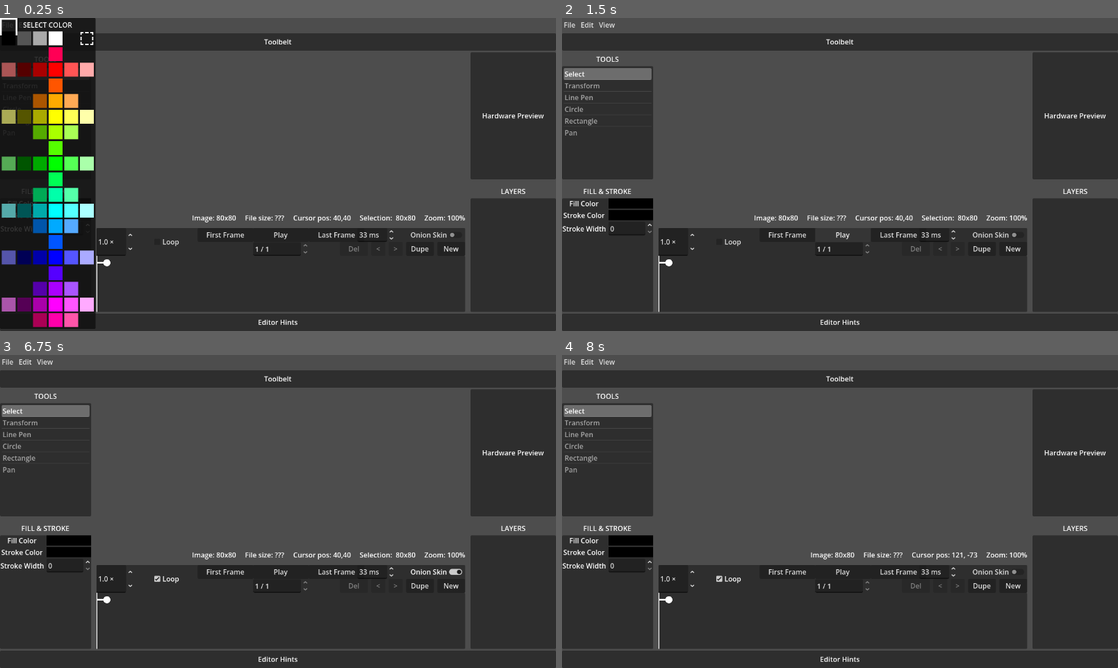
Above: before the commit, frames 1-4 (two rows, left to right).
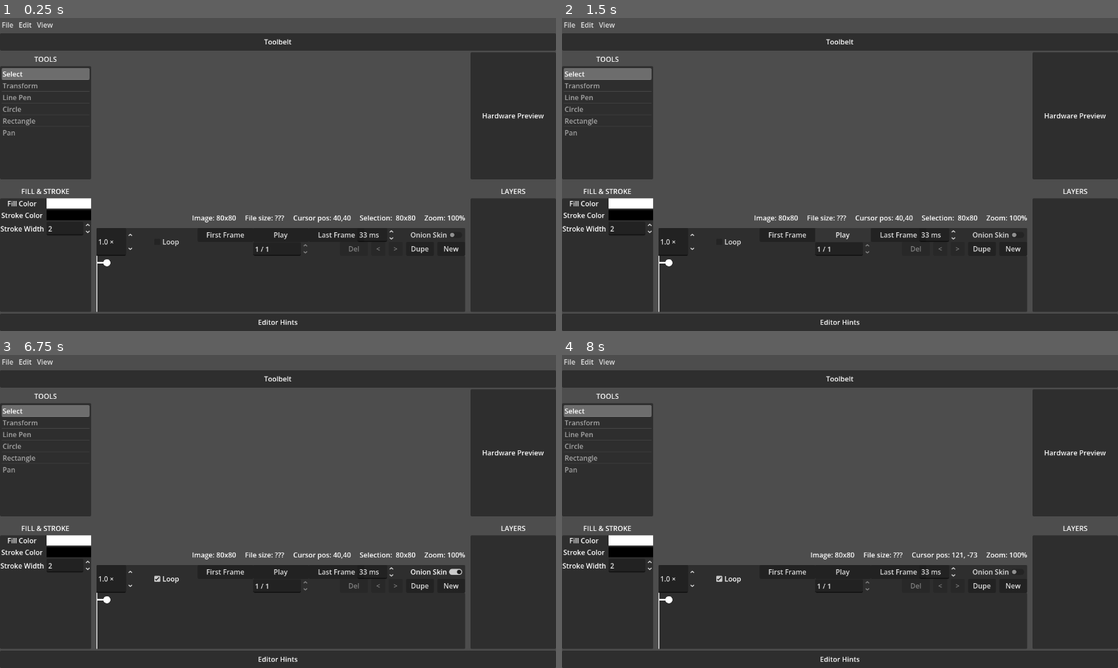
Above: after the commit, the same moments.

Repository: erlog135/Ripple
Game: Godot game, scene res://scenes/Editor.tscn
The game is run twice, just before and just after one commit, with the same random seed, the same clock (stepped at 60 frames per second) and the same inputs.
Inputs (mouse positions are in pixels of both pictures, inside the frame that each line leads up to):
- Up to frame 1 (0.25 s): no input
- Up to frame 2 (1.5 s): click "Dupe" at 0.5 s; click "Play" at 1.25 s
- Up to frame 3 (6.75 s): click "Play" at 2 s; click "New" at 2.75 s; click "New" at 3.5 s; click "Loop" at 4.25 s; click "Last Frame" at 5 s; click "First Frame" at 5.75 s; click "Onion Skin" at 6.5 s
- Up to frame 4 (8 s): tap Enter at 7.25 s; drag from (845, 473) to (895, 442) at 7.27 s

The runs differ from the first frame. In frame 1, 17% of the frame differs, in the area x 0-18%, y 0-100%; in frame 2, 0.3%; in frame 3, 0.3%; in frame 4, 0.3%.

Commit message:
create popup system

Diff:
--- a/data/gcolor.gd
+++ b/data/gcolor.gd
@@ -70,6 +70,74 @@
 const PASTEL_YELLOW           := Color("#FFFFAA")
 const WHITE                   := Color("#FFFFFF")
 
+const COLOR_NAMES := {
+	CLEAR:                   "Clear",
+	BLACK:                   "Black",
+	OXFORD_BLUE:             "Oxford Blue",
+	DUKE_BLUE:               "Duke Blue",
+	BLUE:                    "Blue",
+	DARK_GREEN:              "Dark Green",
+	MIDNIGHT_GREEN:          "Midnight Green",
+	COBALT_BLUE:             "Cobalt Blue",
+	BLUE_MOON:               "Blue Moon",
+	ISLAMIC_GREEN:           "Islamic Green",
+	JAEGER_GREEN:            "Jaeger Green",
+	TIFFANY_BLUE:            "Tiffany Blue",
+	VIVID_CERULEAN:          "Vivid Cerulean",
+	GREEN:                   "Green",
+	MALACHITE:               "Malachite",
+	MEDIUM_SPRING_GREEN:     "Medium Spring Green",
+	CYAN:                    "Cyan",
+	BULGARIAN_ROSE:          "Bulgarian Rose",
+	IMPERIAL_PURPLE:         "Imperial Purple",
+	INDIGO:                  "Indigo",
+	ELECTRIC_ULTRAMARINE:    "Electric Ultramarine",
+	ARMY_GREEN:              "Army Green",
+	DARK_GRAY:               "Dark Gray",
+	LIBERTY:                 "Liberty",
+	VERY_LIGHT_BLUE:         "Very Light Blue",
+	KELLY_GREEN:             "Kelly Green",
+	MAY_GREEN:               "May Green",
+	CADET_BLUE:              "Cadet Blue",
+	PICTON_BLUE:             "Picton Blue",
+	BRIGHT_GREEN:            "Bright Green",
+	SCREAMIN_GREEN:          "Screamin Green",
+	MEDIUM_AQUAMARINE:       "Medium Aquamarine",
+	ELECTRIC_BLUE:           "Electric Blue",
+	DARK_CANDY_APPLE_RED:    "Dark Candy Apple Red",
+	JAZZBERRY_JAM:           "Jazzberry Jam",
+	PURPLE:                  "Purple",
+	VIVID_VIOLET:            "Vivid Violet",
+	WINDSOR_TAN:             "Windsor Tan",
+	ROSE_VALE:               "Rose Vale",
+	PURPUREUS:               "Purpureus",
+	LAVENDER_INDIGO:         "Lavender Indigo",
+	LIMERICK:                "Limerick",
+	BRASS:                   "Brass",
+	LIGHT_GRAY:              "Light Gray",
+	BABY_BLUE_EYES:          "Baby Blue Eyes",
+	SPRING_BUD:              "Spring Bud",
+	INCHWORM:                "Inchworm",
+	MINT_GREEN:              "Mint Green",
+	CELESTE:                 "Celeste",
+	RED:                     "Red",
+	FOLLY:                   "Folly",
+	FASHION_MAGENTA:         "Fashion Magenta",
+	MAGENTA:                 "Magenta",
+	ORANGE:                  "Orange",
+	SUNSET_ORANGE:           "Sunset Orange",
+	BRILLIANT_ROSE:          "Brilliant Rose",
+	SHOCKING_PINK:           "Shocking Pink",
+	CHROME_YELLOW:           "Chrome Yellow",
+	RAJAH:                   "Rajah",
+	MELON:                   "Melon",
+	RICH_BRILLIANT_LAVENDER: "Rich Brilliant Lavender",
+	YELLOW:                  "Yellow",
+	ICTERINE:                "Icterine",
+	PASTEL_YELLOW:           "Pastel Yellow",
+	WHITE:                   "White",
+}
+
 # Quantizes an arbitrary Color to the nearest color in the Pebble 64-color palette
 # by rounding each channel independently to the nearest value in {0, 85, 170, 255}.
 static func nearest(color: Color) -> Color:
--- a/managers/editor_state.gd
+++ b/managers/editor_state.gd
@@ -4,6 +4,9 @@
 signal tool_changed(tool: Tool)
 signal selection_changed(by_user: bool)
 signal options_changed
+## Emitted when the current fill/stroke/width is changed programmatically (e.g. on
+## New Image) so the Fill & Stroke panel can mirror the new values.
+signal fill_stroke_changed
 
 signal mouse_position_changed(screen_pos: Vector2)
 signal zoom_changed(screen_pos: Vector2, zoom_factor: float)
@@ -65,9 +68,9 @@
 var selected_point_indices: Dictionary[int, Array] = {}
 
 ## Mirrors Fill & Stroke UI; used when creating new geometry (e.g. Line Pen).
-var current_fill_color: Color = Color.BLACK
-var current_stroke_color: Color = Color.BLACK
-var current_stroke_width: int = 1
+var current_fill_color: Color = GColor.WHITE
+var current_stroke_color: Color = GColor.BLACK
+var current_stroke_width: int = 2
 
 ## When true, vector/raster preview under this node is clipped to the declared document bounds (Pebble-style clipped preview).
 var clip_to_document_bounds: bool = false:
@@ -101,6 +104,7 @@
 	current_fill_color = fill
 	current_stroke_color = stroke
 	current_stroke_width = width
+	fill_stroke_changed.emit()
 
 
 ## Single entry point for snapping world-space points (Line Pen, future tools). [param stroke_width] is the stroke that governs odd-grid behavior (layer stroke when editing a layer, [member current_stroke_width] when creating one).
--- a/managers/fileman.gd
+++ b/managers/fileman.gd
@@ -19,8 +19,34 @@
 		EditorState.fit_document_to_view()
 	)
 
-func new_file():
-	print_debug("hi")
+## Wipes the slate clean and builds a fresh, blank single-frame sequence of the
+## given pixel [param size]. This is intentionally destructive (not undoable):
+## the history stack is cleared and the single source of truth is overwritten.
+func new_file(size: Vector2i) -> void:
+	HistoryManager.clear()
+
+	var sequence := DrawCommandSequence.new()
+	var image := DrawCommandImage.new()
+	image.bounds = size
+	sequence.frames.append(image)
+	sequence.frame_durations_ms.append(0)
+
+	ProjectData.current_path = ""
+	EditorState.set_current_frame(0)
+	EditorState.set_current_fill_stroke(GColor.WHITE, GColor.BLACK, _default_stroke_width_for(size))
+	ProjectData.set_current_sequence(sequence)
+	EditorState.fit_document_to_view()
+
+
+## Picks a sensible default stroke width from the new image's smaller dimension:
+## 80px and up -> 4, 50px and up -> 3, otherwise 2.
+func _default_stroke_width_for(size: Vector2i) -> int:
+	var dim := mini(size.x, size.y)
+	if dim >= 80:
+		return 4
+	if dim >= 50:
+		return 3
+	return 2
 
 func load_project(path: String) -> void:
 	pdc_to_gd(path)
--- a/managers/history_manager.gd
+++ b/managers/history_manager.gd
@@ -16,6 +16,12 @@
 	undo_redo.commit_action()
 
 
+## Wipes the entire undo/redo stack. Used by destructive operations such as
+## creating a brand-new project, where prior history no longer makes sense.
+func clear() -> void:
+	undo_redo.clear_history()
+
+
 func undo() -> void:
 	if undo_redo.has_undo():
 		undo_redo.undo()
--- a/managers/menu_dispatcher.gd
+++ b/managers/menu_dispatcher.gd
@@ -11,6 +11,8 @@
 
 func execute(action_id: String) -> void:
 	match action_id:
+		"file_new":
+			PopupManager.open("new_file", "res://scenes/interface/popups/NewFilePopup.tscn")
 		"file_open":
 			Fileman.open_file_dialog()
 		"file_save":
--- a/managers/menu_schema.gd
+++ b/managers/menu_schema.gd
@@ -47,6 +47,12 @@
 func _build_menu_data() -> Dictionary:
 	return {
 		"File": [
+			{
+				"id": "file_new",
+				"type": "action",
+				"label": "New...",
+				"shortcut": shortcut(KEY_N, true),
+			},
 			{
 				"id": "file_open",
 				"type": "action",
--- /dev/null
+++ b/managers/popup_manager.gd
@@ -0,0 +1,51 @@
+extends Node
+
+## Registry for unique, blocking popups (the "New..." dialog, the color picker, etc.).
+##
+## Triggers (menu items, shortcuts, widgets) call [method open] with a stable id
+## and a scene path. The manager guarantees a single live instance per id: spamming
+## a shortcut just re-focuses the existing window instead of stacking duplicates.
+## Popups are lazily loaded on first request and erased from the cache when they
+## leave the tree (via [code]queue_free[/code]), so nothing lingers in memory.
+
+var _active_popups: Dictionary = {}
+
+
+## Opens the popup registered under [param popup_id], loading [param scene_path]
+## on first use. If a popup with this id is already open it is brought to the
+## front instead of being duplicated. Returns the live popup instance (or null
+## when the scene fails to load) so callers can connect signals or configure it.
+func open(popup_id: String, scene_path: String) -> Window:
+	if _active_popups.has(popup_id):
+		var existing: Window = _active_popups[popup_id]
+		existing.grab_focus()
+		return existing
+
+	var scene: PackedScene = load(scene_path)
+	if scene == null:
+		push_error("PopupManager: failed to load popup scene '%s'" % scene_path)
+		return null
+
+	var popup: Window = scene.instantiate()
+	get_tree().root.add_child(popup)
+	_active_popups[popup_id] = popup
+	popup.tree_exited.connect(func() -> void: _active_popups.erase(popup_id))
+	popup.popup_centered()
+	return popup
+
+
+## Returns the live instance for [param popup_id], or null when it is not open.
+func get_popup(popup_id: String) -> Window:
+	return _active_popups.get(popup_id)
+
+
+## Returns true when a popup with [param popup_id] is currently open.
+func is_open(popup_id: String) -> bool:
+	return _active_popups.has(popup_id)
+
+
+## Closes the popup registered under [param popup_id] if it is open. Freeing the
+## node triggers its [code]tree_exited[/code] signal, which clears the cache entry.
+func close(popup_id: String) -> void:
+	if _active_popups.has(popup_id):
+		_active_popups[popup_id].queue_free()
--- a/project.godot
+++ b/project.godot
@@ -28,6 +28,7 @@
 LoadingOverlay="*res://scenes/interface/LoadingOverlay.tscn"
 MenuSchema="*res://managers/menu_schema.gd"
 MenuDispatcher="*res://managers/menu_dispatcher.gd"
+PopupManager="*res://managers/popup_manager.gd"
 
 [display]
 
--- a/scenes/interface/aux_windows/FillStrokeWindow.tscn
+++ b/scenes/interface/aux_windows/FillStrokeWindow.tscn
@@ -51,7 +51,7 @@
 [node name="ColorRect" type="ColorRect" parent="Panel/Options/FillColor" unique_id=168975516]
 layout_mode = 2
 size_flags_horizontal = 3
-color = Color(0, 0, 0, 1)
+color = Color(1, 1, 1, 1)
 
 [node name="StrokeColor" type="HBoxContainer" parent="Panel/Options" unique_id=1976280762]
 layout_mode = 2
--- a/scenes/interface/aux_windows/fill_stroke_window.gd
+++ b/scenes/interface/aux_windows/fill_stroke_window.gd
@@ -1,32 +1,50 @@
 extends Control
 
-const COLOR_POPUP = preload("uid://opfiwgeouvns")
+const COLOR_POPUP_SCENE := "res://scenes/interface/popups/ColorPopup.tscn"
 @onready var fill_rect: ColorRect = $Panel/Options/FillColor/ColorRect
 @onready var stroke_rect: ColorRect = $Panel/Options/StrokeColor/ColorRect
 @onready var stroke_width_spin: SpinBox = $Panel/Options/StrokeWidth/SpinBox
 
-var fill_popup: PopupPanel
-var stroke_popup: PopupPanel
-
 var _syncing := false
 
 func _ready() -> void:
-	fill_popup = COLOR_POPUP.instantiate()
-	fill_rect.add_child(fill_popup)
-	fill_popup.color_selected.connect(_on_fill_color_selected)
 	fill_rect.gui_input.connect(func(event: InputEvent):
 		if event is InputEventMouseButton and event.button_index == MOUSE_BUTTON_LEFT and event.pressed:
-			fill_popup.popup_centered())
+			_open_color_picker("color_picker_fill", fill_rect.color, _on_fill_color_selected))
 
-	stroke_popup = COLOR_POPUP.instantiate()
-	stroke_rect.add_child(stroke_popup)
-	stroke_popup.color_selected.connect(_on_stroke_color_selected)
 	stroke_rect.gui_input.connect(func(event: InputEvent):
 		if event is InputEventMouseButton and event.button_index == MOUSE_BUTTON_LEFT and event.pressed:
-			stroke_popup.popup_centered())
+			_open_color_picker("color_picker_stroke", stroke_rect.color, _on_stroke_color_selected))
 
 	stroke_width_spin.value_changed.connect(_on_stroke_width_changed)
 	EditorState.selection_changed.connect(_on_selection_changed)
+	EditorState.fill_stroke_changed.connect(_sync_from_editor_state)
+	_sync_from_editor_state()
+
+
+## Mirrors the panel widgets to EditorState's current fill/stroke/width without
+## re-committing to history (e.g. after a New Image reset).
+func _sync_from_editor_state() -> void:
+	if _syncing:
+		return
+	_syncing = true
+	fill_rect.color = EditorState.current_fill_color
+	stroke_rect.color = EditorState.current_stroke_color
+	stroke_width_spin.value = EditorState.current_stroke_width
+	_syncing = false
+
+
+## Opens (or refocuses) the shared color picker for one swatch, syncing its
+## selection to [param current] without emitting a spurious history commit.
+func _open_color_picker(popup_id: String, current: Color, on_selected: Callable) -> void:
+	var popup = PopupManager.open(popup_id, COLOR_POPUP_SCENE)
+	if popup == null:
+		return
+	if not popup.color_selected.is_connected(on_selected):
+		popup.color_selected.connect(on_selected)
+	_syncing = true
+	popup.select_color(current)
+	_syncing = false
 
 
 func _sync_current_from_editor_ui() -> void:
@@ -90,8 +108,8 @@
 			return
 
 	_syncing = true
-	fill_popup.select_color(shared_fill)
-	stroke_popup.select_color(shared_stroke)
+	fill_rect.color = shared_fill
+	stroke_rect.color = shared_stroke
 	stroke_width_spin.value = shared_width
 	EditorState.set_current_fill_stroke(shared_fill, shared_stroke, shared_width)
 	_syncing = false
--- a/scenes/interface/popups/ColorPopup.tscn
+++ b/scenes/interface/popups/ColorPopup.tscn
@@ -21,12 +21,6 @@
 offset_right = 117.0
 offset_bottom = 63.0
 
-[node name="Label" type="Label" parent="VBoxContainer" unique_id=1928568998]
-layout_mode = 2
-text = "SELECT COLOR"
-horizontal_alignment = 1
-vertical_alignment = 1
-
 [node name="GridContainer" type="GridContainer" parent="VBoxContainer" unique_id=2095960325]
 layout_mode = 2
 columns = 6
--- /dev/null
+++ b/scenes/interface/popups/NewFilePopup.tscn
@@ -0,0 +1,78 @@
+[gd_scene format=3 uid="uid://bp21a5ternsu4"]
+
+[ext_resource type="Script" uid="uid://b7g8jnsj2riki" path="res://scenes/interface/popups/new_file_popup.gd" id="1_upyrt"]
+
+[node name="NewFilePopup" type="Popup" unique_id=2060813250]
+oversampling_override = 1.0
+title = "New File"
+size = Vector2i(200, 200)
+visible = true
+script = ExtResource("1_upyrt")
+
+[node name="Panel" type="Panel" parent="." unique_id=2022239745]
+offset_right = 200.0
+offset_bottom = 200.0
+
+[node name="VBoxContainer" type="VBoxContainer" parent="Panel" unique_id=1822246789]
+layout_mode = 0
+offset_left = 8.0
+offset_top = 8.0
+offset_right = 192.0
+offset_bottom = 96.0
+
+[node name="HBoxContainer" type="HBoxContainer" parent="Panel/VBoxContainer" unique_id=475859502]
+layout_mode = 2
+
+[node name="Label" type="Label" parent="Panel/VBoxContainer/HBoxContainer" unique_id=646421065]
+layout_mode = 2
+size_flags_horizontal = 3
+text = "Width"
+
+[node name="ImageWidth" type="SpinBox" parent="Panel/VBoxContainer/HBoxContainer" unique_id=1152232272]
+layout_mode = 2
+min_value = 1.0
+max_value = 65535.0
+value = 50.0
+rounded = true
+
+[node name="HBoxContainer2" type="HBoxContainer" parent="Panel/VBoxContainer" unique_id=823739464]
+layout_mode = 2
+
+[node name="Label" type="Label" parent="Panel/VBoxContainer/HBoxContainer2" unique_id=1329906722]
+layout_mode = 2
+size_flags_horizontal = 3
+text = "Height"
+
+[node name="ImageHeight" type="SpinBox" parent="Panel/VBoxContainer/HBoxContainer2" unique_id=38085261]
+layout_mode = 2
+min_value = 1.0
+max_value = 65535.0
+value = 50.0
+rounded = true
+
+[node name="CreateButton" type="Button" parent="Panel" unique_id=890888244]
+layout_mode = 1
+anchors_preset = 2
+anchor_top = 1.0
+anchor_bottom = 1.0
+offset_left = 8.0
+offset_top = -40.0
+offset_right = 96.0
+offset_bottom = -8.0
+grow_vertical = 0
+text = "Create"
+
+[node name="CancelButton" type="Button" parent="Panel" unique_id=966842936]
+layout_mode = 1
+anchors_preset = 3
+anchor_left = 1.0
+anchor_top = 1.0
+anchor_right = 1.0
+anchor_bottom = 1.0
+offset_left = -96.0
+offset_top = -40.0
+offset_right = -8.0
+offset_bottom = -8.0
+grow_horizontal = 0
+grow_vertical = 0
+text = "Cancel"
--- a/scenes/interface/popups/color_popup.gd
+++ b/scenes/interface/popups/color_popup.gd
@@ -5,6 +5,7 @@
 @onready var grid_container: GridContainer = $VBoxContainer/GridContainer
 @onready var transparent_rect: TextureRect = $VBoxContainer/GridContainer/TransparentRect
 @onready var selector: Line2D = $Selector
+@onready var color_name: Label = $VBoxContainer/ColorName
 
 const COLOR_RECT_SIZE := Vector2(32, 32)
 const COLOR_RECT_PADDING := 4
@@ -35,9 +36,16 @@
 var selected_color: Color = GColor.BLACK
 
 func _ready() -> void:
+	borderless = false
 	_populate_grid()
+	# Swatch positions aren't valid until the grid lays out, so re-place the
+	# selector whenever that happens (covers the first popup_centered() too).
+	grid_container.sort_children.connect(_refresh_selector)
 	var first_swatch := grid_container.get_child(0) as ColorRect
 	_select_swatch(first_swatch, first_swatch.color)
+	# Free on dismiss so PopupManager drops its cache entry and the next request
+	# spins up a fresh, correctly-positioned instance.
+	popup_hide.connect(queue_free)
 
 func _populate_grid() -> void:
 	var parent := transparent_rect.get_parent()
@@ -79,16 +87,32 @@
 
 func _select_swatch(swatch: Control, color: Color) -> void:
 	selected_color = color
-	selector.position = swatch.position + grid_container.position
+	_position_selector(swatch)
 	color_selected.emit(selected_color)
 
 func select_color(color: Color) -> void:
+	selected_color = color
+	var swatch := _find_swatch(color)
+	if swatch != null:
+		_position_selector(swatch)
+	color_selected.emit(color)
+
+## Returns the swatch Control displaying [param color], or null if none matches.
+func _find_swatch(color: Color) -> Control:
 	if color == GColor.CLEAR:
-		_select_swatch(transparent_rect, GColor.CLEAR)
-		return
+		return transparent_rect
 	for child in grid_container.get_children():
 		if child is ColorRect and child.color == color:
-			_select_swatch(child as Control, color)
-			return
-	selected_color = color
-	color_selected.emit(color)
+			return child as Control
+	return null
+
+## Moves the selector outline onto [param swatch] using window-space coordinates,
+## which already fold in the grid/VBox offsets (unlike raw local positions).
+func _position_selector(swatch: Control) -> void:
+	selector.position = swatch.global_position - Vector2(4,4)
+
+## Re-places the selector onto the currently selected color after a relayout.
+func _refresh_selector() -> void:
+	var swatch := _find_swatch(selected_color)
+	if swatch != null:
+		_position_selector(swatch)
--- /dev/null
+++ b/scenes/interface/popups/new_file_popup.gd
@@ -0,0 +1,28 @@
+extends Popup
+
+## Controller for the "New Image" dialog. Gathers the requested dimensions and
+## hands them to Fileman; it never touches project data directly (MVC: the view
+## collects input, the manager performs the destructive reset).
+
+@onready var image_width: SpinBox = $Panel/VBoxContainer/HBoxContainer/ImageWidth
+@onready var image_height: SpinBox = $Panel/VBoxContainer/HBoxContainer2/ImageHeight
+@onready var create_button: Button = $Panel/CreateButton
+@onready var cancel_button: Button = $Panel/CancelButton
+
+
+func _ready() -> void:
+	borderless = false
+	exclusive = true
+	create_button.pressed.connect(_on_create_pressed)
+	cancel_button.pressed.connect(_on_cancel_pressed)
+	popup_hide.connect(queue_free)
+
+
+func _on_create_pressed() -> void:
+	var new_size := Vector2i(int(image_width.value), int(image_height.value))
+	Fileman.new_file(new_size)
+	queue_free()
+
+
+func _on_cancel_pressed() -> void:
+	queue_free()
Not shown, added: managers/popup_manager.gd.uid
Not shown, added: scenes/interface/popups/new_file_popup.gd.uid
